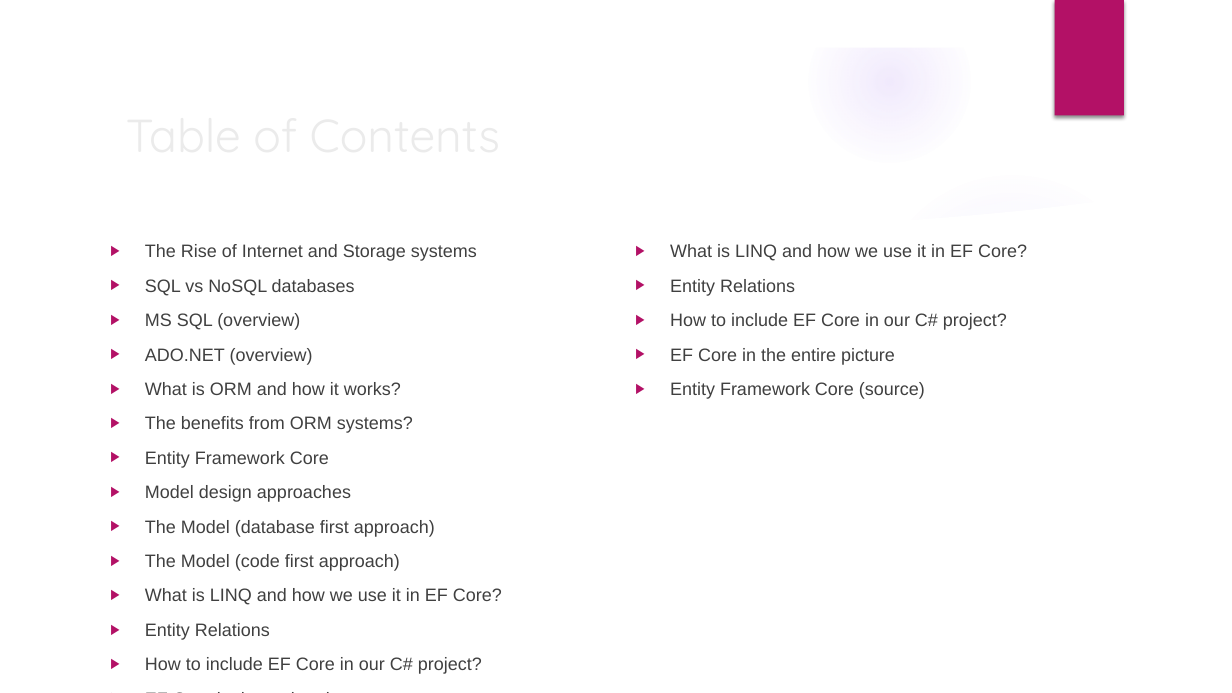
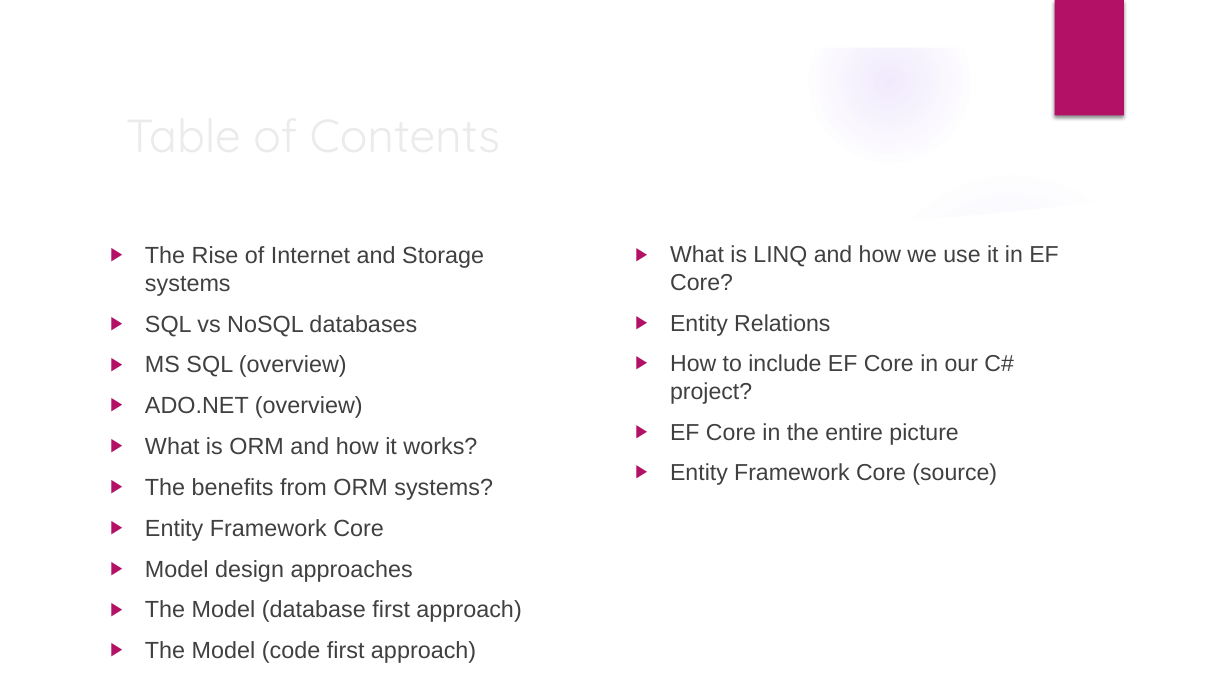
Before and after one commit to velizar92/TSK_Presentations, a slide deck: slide 2 of Databases_and_EntityFrameworkCore.pptx. Drawn at 1232x693 pixels with LibreOffice and Linux fonts; fonts in the diff are those of the drawing; background and template pictures are left out. Boxes give left, top, right and bottom in pixels: in the first picture for what was removed or moved away, otherwise in the second. Text is boxed around its words. In the diff, an @@ line names an element or a change of style, - is before the commit and + after.

Commit message:
Update content

```diff
--- a/Databases_and_EntityFrameworkCore.pptx
+++ b/Databases_and_EntityFrameworkCore.pptx
@@ text "The Rise of Internet and ..." at box(145, 246, 521, 663): size 14 to 18.2 pt @@
@@ text "What is LINQ and how ..." at box(670, 245, 1058, 485): size 14 to 18 pt @@
@@ text at box(145, 588, 502, 674): paragraphs removed @@
-▶ What is LINQ and how we use it in EF Core?
-▶ Entity Relations
-▶ How to include EF Core in our C# project?
-▶ EF Core in the entire picture
-▶ Entity Framework Core (source)
```
